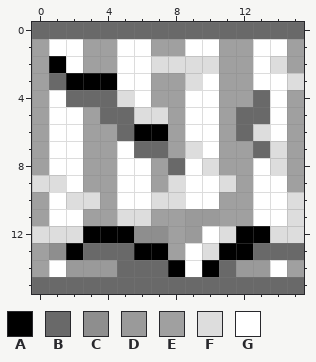
One commit to this pixel-art file: Assets/Sprites/Game/Floors/Tile_Wall_School_Top_A.aseprite. Above: the version before the commit.
16x16 pixels, 1 frame. Colours within 5 levels of each other are drawn and written as one.
Palette (. is transparent): A #000000  B #696969  C #8e8e8e  D #9a9a9a  E #a0a0a0  F #dddddd  G #ffffff
After:
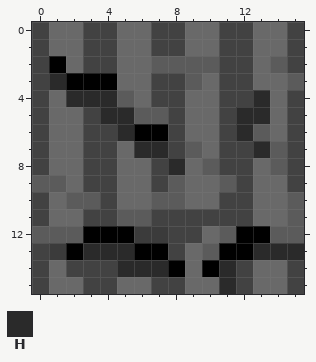
Colours new in this view: H #2a2a2a
Difference:
colour C: #8e8e8e -> #3b3b3b
colour E: #a0a0a0 -> #424242
colour F: #dddddd -> #5b5b5b
y 0: x 0 B -> E; x 3..4 BB -> EE; x 7..8 BB -> EE; x 11..12 BB -> EE; x 15 B -> E
y 1: x 1..2 GG -> BB; x 5..6 GG -> BB; x 9..10 GG -> BB; x 13..14 GG -> BB
y 2: x 2 G -> B; x 5..6 GG -> BB; x 13 G -> B
y 3: x 1 B -> H; x 5..6 GG -> BB; x 10 G -> B; x 13..14 GG -> BB
y 4: x 1..4 GBBB -> BHHH; x 6 G -> B; x 9..10 GG -> BB; x 13..14 BG -> HB
y 5: x 1..2 GG -> BB; x 4..5 BB -> HH; x 9..10 GG -> BB; x 12..14 BBG -> HHB
y 6: x 1..2 GG -> BB; x 5 B -> H; x 9..10 GG -> BB; x 12 B -> H; x 14 G -> B
y 7: x 1..2 GG -> BB; x 5..7 GBB -> BHH; x 10 G -> B; x 13 B -> H
y 8: x 1..2 GG -> BB; x 5..6 GG -> BB; x 8..9 BG -> HB; x 13 G -> B
y 9: x 2 G -> B; x 5..6 GG -> BB; x 9..10 GG -> BB; x 13..14 GG -> BB
y 10: x 1 G -> B; x 5..6 GG -> BB; x 9..10 GG -> BB; x 13..14 GG -> BB
y 11: x 1..2 GG -> BB; x 9..10 DD -> EE; x 13..14 GG -> BB
y 12: x 9..10 DG -> EB
y 13: x 3..5 BBB -> HHH; x 9 G -> B; x 13..15 BBB -> HHH
y 14: x 1..7 GDDDBBB -> BEEEHHH; x 9 G -> B; x 11..14 BDDG -> HEBB
y 15: x 0 B -> E; x 3..4 BB -> EE; x 7..8 BB -> EE; x 11..12 BB -> HE; x 15 B -> E
Changed places in both pictures, as pixel boxes (x1, y1, x2, y2):
changed: (32, 22, 304, 294)
